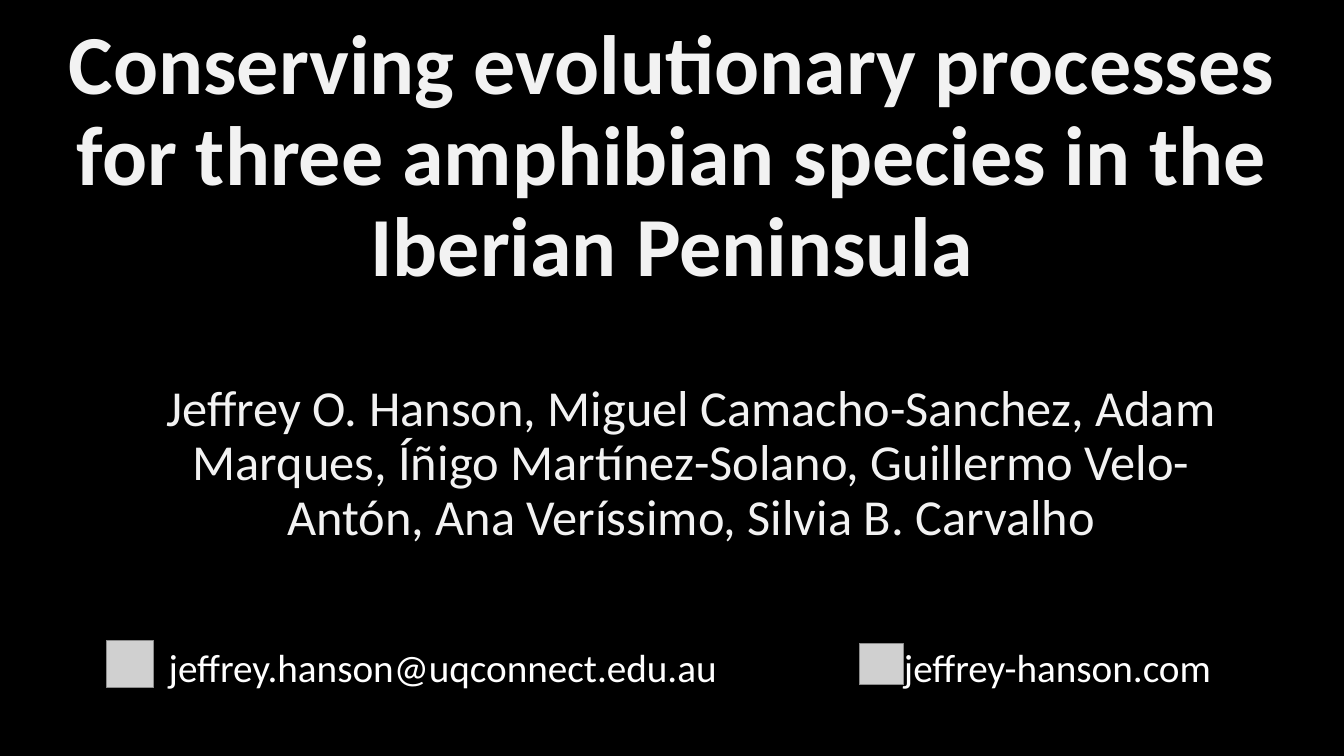
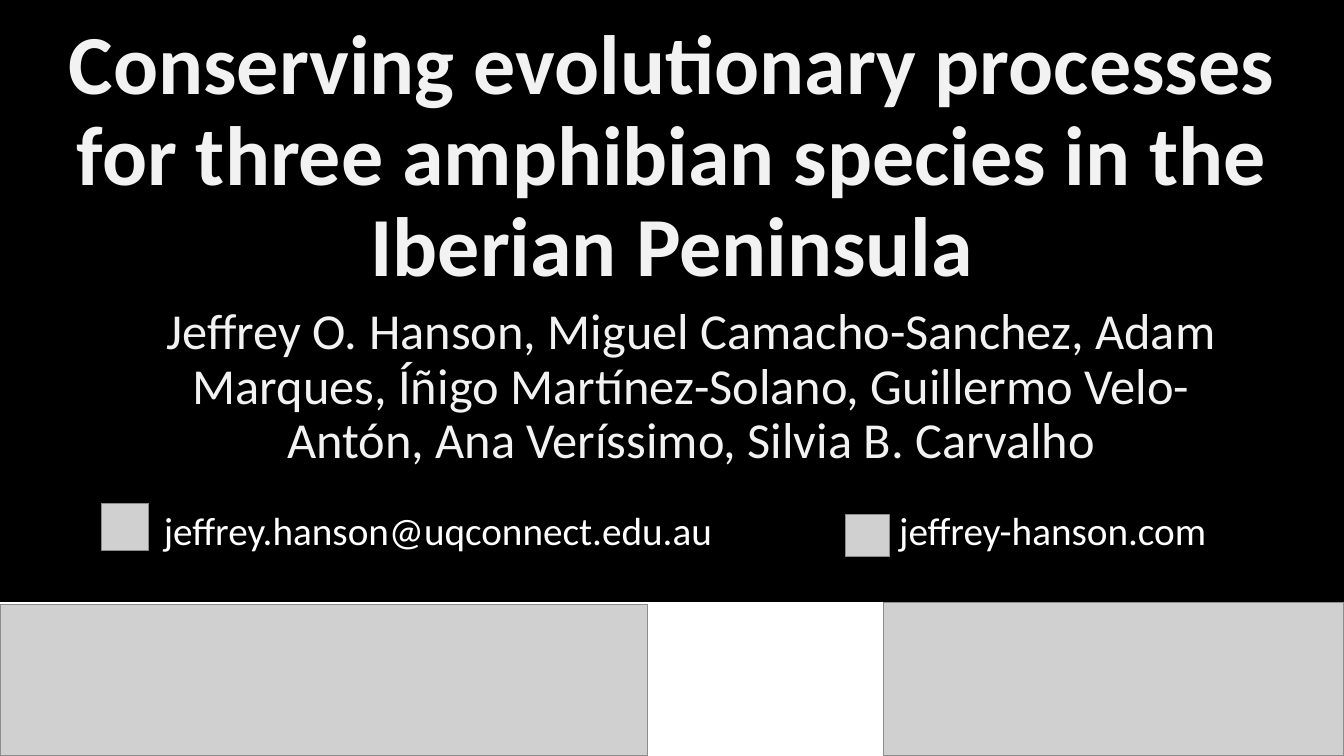
Before and after one commit to jeffreyhanson/abstracts-and-slides, a slide deck: slide 1 of seminars/EEF-presentation-02-08-2019/jeffrey-hanson-eff-slides.pptx. Drawn at 1344x756 pixels with LibreOffice and Linux fonts; fonts in the diff are those of the drawing; grey boxes stand for pictures. Boxes give left, top, right and bottom in pixels: in the first picture for what was removed or moved away, otherwise in the second. Text is boxed around its words. In the diff, an @@ line names an element or a change of style, - is before the commit and + after.

Commit message:
update eef slides

```diff
--- a/seminars/EEF-presentation-02-08-2019/jeffrey-hanson-eff-slides.pptx
+++ b/seminars/EEF-presentation-02-08-2019/jeffrey-hanson-eff-slides.pptx
@@ subtitle "Jeffrey O. Hanson, Miguel Camacho-Sanchez, ...": place and size @@
-subtitle "Jeffrey O. Hanson, Miguel Camacho-Sanchez, ..." at bbox=[167, 391, 1215, 542]
+subtitle "Jeffrey O. Hanson, Miguel Camacho-Sanchez, ..." at bbox=[167, 314, 1215, 465]
@@ 2 texts, 1 picture: place and size @@
-2 texts, 1 picture at bbox=[107, 641, 1211, 689]
+2 texts, 1 picture at bbox=[102, 503, 1206, 552]
@@ picture: place and size @@
-picture at bbox=[860, 643, 904, 685]
+picture at bbox=[846, 515, 890, 557]
@@ rectangle added at bbox=[0, 602, 1344, 756], fill #FFFFFF, outline #FFFFFF 1 pt @@
@@ picture added at bbox=[0, 605, 648, 756] @@
@@ picture added at bbox=[883, 602, 1344, 756] @@
```
Also in this commit, not shown: 2 other slides changed, 1 slide added.
